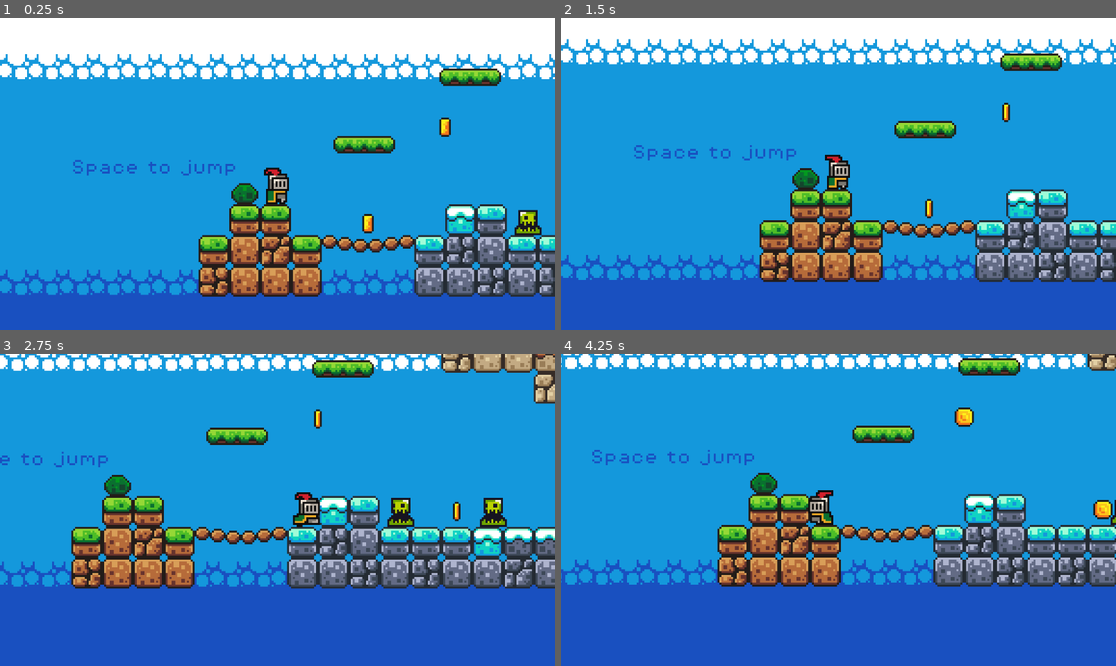
Above: before the commit, frames 1-4 (two rows, left to right).
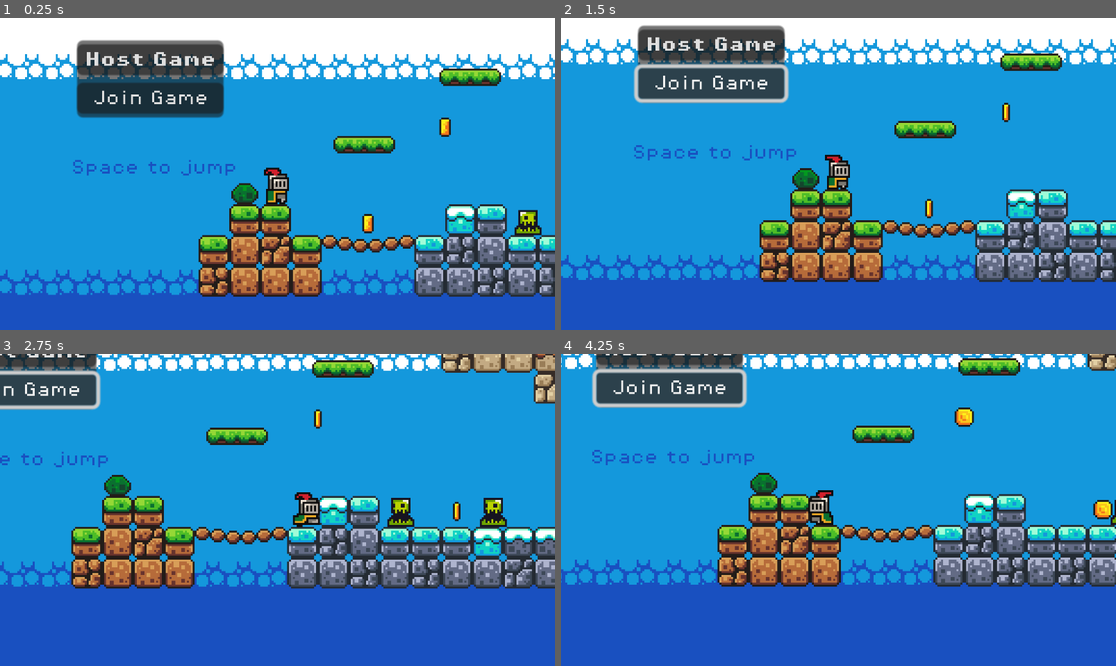
Above: after the commit, the same moments.

Repository: RunninglVlan/FirstGodotGame
Game: Godot game, scene res://scenes/game.tscn
Same seed, same stepped clock (60 frames per second), same inputs: the game is played once before the commit and once after it.
Inputs (mouse positions are in pixels of both pictures, inside the frame that each line leads up to):
- Up to frame 1 (0.25 s): no input
- Up to frame 2 (1.5 s): click (710, 49) at 0.5 s, where only the run after the commit has a clickable "Host Game"; click (710, 83) at 1.25 s, where only the run after the commit has a clickable "Join Game"
- Up to frame 3 (2.75 s): hold Right (move_right) from 2.03 s (still down)
- Up to frame 4 (4.25 s): release Right (move_right) at 3.53 s; hold Left (move_left) from 3.53 s (still down)

The runs differ from the first frame. In frame 1, 6.7% of the frame differs, in the area x 13-41%, y 6-33%; in frame 2, 6.8%, in the area x 13-42%, y 2-28%; in frame 3, 3.2%; in frame 4, 4.8%.

Commit message:
feat: added multiplayer buttons

Diff:
--- a/scenes/game.tscn
+++ b/scenes/game.tscn
@@ -586,3 +586,25 @@
 horizontal_alignment = 1
 vertical_alignment = 1
 autowrap_mode = 2
+
+[node name="MultiplayerHUD" type="PanelContainer" parent="."]
+offset_left = -104.0
+offset_top = -69.0
+offset_right = -28.0
+offset_bottom = -29.0
+
+[node name="VBoxContainer" type="VBoxContainer" parent="MultiplayerHUD"]
+layout_mode = 2
+alignment = 1
+
+[node name="HostGame" type="Button" parent="MultiplayerHUD/VBoxContainer"]
+layout_mode = 2
+theme_override_fonts/font = ExtResource("2_h0w2k")
+theme_override_font_sizes/font_size = 8
+text = "Host Game"
+
+[node name="JoinGame" type="Button" parent="MultiplayerHUD/VBoxContainer"]
+layout_mode = 2
+theme_override_fonts/font = ExtResource("7_1whic")
+theme_override_font_sizes/font_size = 8
+text = "Join Game"
